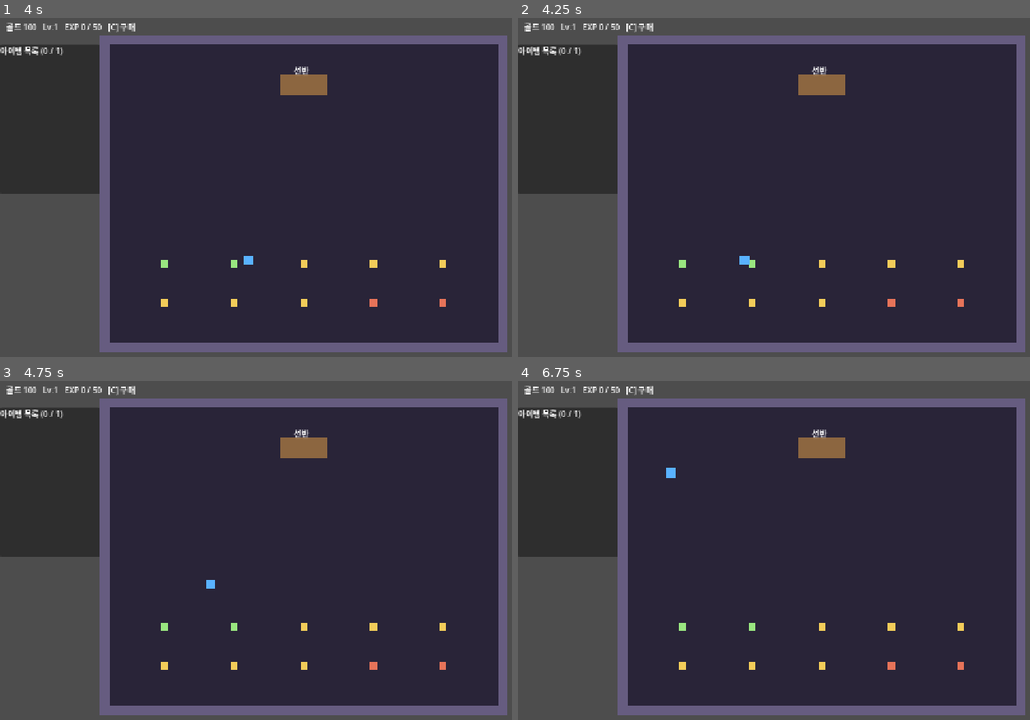
Above: before the commit, frames 1-4 (two rows, left to right).
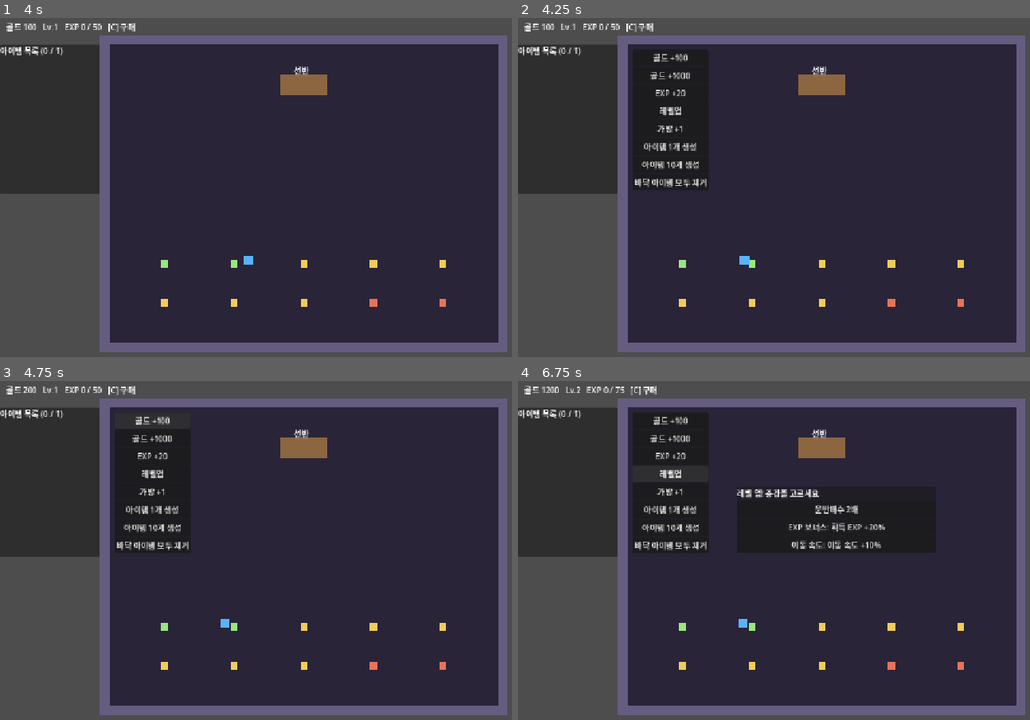
Above: after the commit, the same moments.

Repository: JaeyoungMyo/TheBetweenkeeper
Game: Godot game, scene res://scenes/storage/tutorial_storage.tscn
Same seed, same stepped clock (60 frames per second), same inputs: the game is played once before the commit and once after it.
Inputs (mouse positions are in pixels of both pictures, inside the frame that each line leads up to):
- Up to frame 1 (4 s): tap Enter at 0.5 s; drag from (317, 194) to (384, 116) at 0.52 s; tap Space at 1.25 s; drag from (189, 211) to (286, 265) at 1.27 s; move the mouse to (384, 116) at 2.02 s; hold D (move_right) 2.03-2.75 s; tap 1 (slot_1) at 2.1 s; drag from (286, 265) to (128, 140) at 2.77 s; move the mouse to (511, 248) at 3.52 s; hold A (move_left) from 3.53 s (still down); tap 3 (slot_3) at 3.6 s
- Up to frame 2 (4.25 s): keep holding A (move_left); tap F1 (debug_menu, bound only after the commit) at 4.15 s
- Up to frame 3 (4.75 s): release A (move_left) at 4.25 s; click (153, 421) at 4.25 s, where only the run after the commit has a clickable "골드 +100"
- Up to frame 4 (6.75 s): click (671, 438) at 5 s, where only the run after the commit has a clickable "골드 +1000"; click (671, 455) at 5.75 s, where only the run after the commit has a clickable "EXP +20"; click (671, 472) at 6.5 s, where only the run after the commit has a clickable "레벨업"

Frame 1 is identical in both runs. In frame 2, 4.9% of the frame differs, in the area x 22-38%, y 9-51%; in frame 3, 4.5%; in frame 4, 10%, in the area x 5-82%, y 1-73%.

Commit message:
선반별 칸 확장 가격과 F1 디버그 메뉴 추가
Co-Authored-By: Claude Haiku 5.5 <noreply@anthropic.com>

Diff:
--- a/autoload/economy_manager.gd
+++ b/autoload/economy_manager.gd
@@ -59,14 +59,18 @@
 		return false
 	item.is_exp_claimed = true
 	var base: int = item.data.exp_value if item.data.exp_value > 0 else item.weight() * int(config["exp_per_weight"])
-	var r := ExpCalculator.apply(level, exp_points, roundi(base * (1.0 + augment_bonus("exp"))), int(config["level_base"]), int(config["level_step"]))
+	add_exp(roundi(base * (1.0 + augment_bonus("exp"))))
+	return true
+
+
+func add_exp(amount: int) -> void:
+	var r := ExpCalculator.apply(level, exp_points, amount, int(config["level_base"]), int(config["level_step"]))
 	level = r["level"]
 	exp_points = r["exp"]
 	pending_choices += r["gained"]
 	exp_changed.emit(level, exp_points)
 	if r["gained"] > 0:
 		level_up.emit(level)
-	return true
 
 
 func draw_choices() -> Array:
@@ -105,12 +109,14 @@
 
 
 func shelf_price(shelf_count: int) -> int:
-	return int(config["shelf_price"]) if shelf_count < int(config["max_shelves"]) else -1
+	return int(config["shelf_prices"][shelf_count - 1]) if shelf_count <= config["shelf_prices"].size() else -1
 
 
-func slot_price(facility: FacilityState) -> int:
+## 선반마다 따로 확장한다. shelf_index 는 0 부터 (나중에 산 선반일수록 비쌈)
+func slot_price(facility: FacilityState, shelf_index: int) -> int:
 	var i := facility.slot_count - 3
-	return int(config["slot_prices"][i]) if i < config["slot_prices"].size() else -1
+	var prices: Array = config["slot_prices"][shelf_index]
+	return int(prices[i]) if i < prices.size() else -1
 
 
 func buy_bag(items: Node) -> bool:
@@ -123,8 +129,8 @@
 	return price >= 0 and spend_gold(price)
 
 
-func buy_slot(facility: FacilityState) -> bool:
-	var price := slot_price(facility)
+func buy_slot(facility: FacilityState, shelf_index: int) -> bool:
+	var price := slot_price(facility, shelf_index)
 	if price < 0 or not spend_gold(price):
 		return false
 	facility.add_slot()
--- a/data/economy/economy.json
+++ b/data/economy/economy.json
@@ -5,7 +5,6 @@
   "level_base": 50,
   "level_step": 25,
   "bag_prices": [100, 200, 400, 800],
-  "shelf_price": 150,
-  "max_shelves": 4,
-  "slot_prices": [100, 200, 300]
+  "shelf_prices": [150, 300, 500],
+  "slot_prices": [[50, 100, 150], [75, 150, 225], [100, 200, 300], [125, 250, 375]]
 }
--- a/scripts/storage/player_controller.gd
+++ b/scripts/storage/player_controller.gd
@@ -85,6 +85,7 @@
 		"interact": [KEY_X, KEY_E],
 		"drop_item": [KEY_Z],
 		"shop_menu": [KEY_C],
+		"debug_menu": [KEY_F1],
 		"slot_1": [KEY_1, KEY_KP_1],
 		"slot_2": [KEY_2, KEY_KP_2],
 		"slot_3": [KEY_3, KEY_KP_3],
--- a/scripts/storage/storage_room.gd
+++ b/scripts/storage/storage_room.gd
@@ -2,6 +2,7 @@
 class_name StorageRoom
 extends Node2D
 
+const ITEM_IDS := ["potion_hp", "scroll", "sword", "dagger", "axe", "helmet", "shield", "boots", "armor", "ore_box"]
 const ROOM := Rect2(220, 60, 780, 600)
 const SHELF_POSITIONS := [Vector2(610, 140), Vector2(360, 140), Vector2(860, 140), Vector2(360, 340)]
 
@@ -75,6 +76,16 @@
 	return true
 
 
+func open_panel() -> void:
+	var i := shelves.find(shelf)
+	shelf_panel.show_for(shelf.state, ItemManager.items, "선반 %d" % (i + 1), EconomyManager.slot_price(shelf.state, i))
+
+
+func buy_current_slot() -> void:
+	EconomyManager.buy_slot(shelf.state, shelves.find(shelf))
+	_refresh()
+
+
 func refresh() -> void:
 	_refresh()
 
@@ -120,6 +131,7 @@
 	shelf_panel.position = Vector2(1015, 60)
 	layer.add_child(shelf_panel)
 	shelf_panel.closed.connect(shelf_panel.hide)
+	shelf_panel.slot_purchase_requested.connect(buy_current_slot)
 	shelf_panel.slot_dropped.connect(func(s: int, id: int) -> void: ItemManager.place_carried(id, shelf.state, s))
 	hover_list = Label.new()
 	hover_list.name = "hover-item-list"
@@ -138,6 +150,12 @@
 	growth.name = "GrowthUi"
 	growth.room = self
 	add_child(growth)
+	EconomyManager.gold_changed.connect(_on_gold_changed)
+	if OS.is_debug_build():
+		var debug := DebugMenu.new()
+		debug.name = "DebugMenu"
+		debug.room = self
+		add_child(debug)
 
 
 ## 들고 있거나 선반에 있는 아이템을 플레이어 발 아래 바닥에 떨어뜨린다
@@ -217,7 +235,7 @@
 	if shelf_panel.visible:
 		shelf_panel.hide()
 	elif near_shelf():
-		shelf_panel.show_for(shelf.state, ItemManager.items)
+		open_panel()
 
 
 ## 마우스 아래 아이템과 같은 바닥 칸에 있는 아이템 전체
@@ -268,7 +286,7 @@
 			shelf_panel.hide()
 		elif StorageService.near_rect(player.global_position, s.bounds()):
 			shelf = s
-			shelf_panel.show_for(s.state, ItemManager.items)
+			open_panel()
 		else:
 			player.move_to(_walkable(event.position))
 		return
@@ -298,8 +316,12 @@
 func _refresh() -> void:
 	list_panel.refresh(ItemManager.carried_items(), ItemManager.capacity())
 	if shelf_panel.visible:
-		shelf_panel.show_for(shelf.state, ItemManager.items)
+		open_panel()
 
 
 func _on_capacity_changed(_capacity: int) -> void:
 	_refresh()
+
+
+func _on_gold_changed(_amount: int) -> void:
+	_refresh()
--- a/scripts/storage/tutorial_storage.gd
+++ b/scripts/storage/tutorial_storage.gd
@@ -2,8 +2,6 @@
 extends StorageRoom
 
 signal tutorial_completed
-
-const IDS := ["potion_hp", "scroll", "sword", "dagger", "axe", "helmet", "shield", "boots", "armor", "ore_box"]
 
 var tutorial_items: Array[ItemInstance] = []
 var completed := false
@@ -11,14 +9,14 @@
 
 func _ready() -> void:
 	super()
-	for i in IDS.size():
+	for i in ITEM_IDS.size():
 		var pos := Vector2(330 + (i % 5) * 140, 500 + floori(i / 5.0) * 80)
-		tutorial_items.append(add_item(load("res://data/items/%s.tres" % IDS[i]), pos))
+		tutorial_items.append(add_item(load("res://data/items/%s.tres" % ITEM_IDS[i]), pos))
 
 
 func _on_state_changed(id: int, state: int) -> void:
 	super(id, state)
-	if completed or tutorial_items.size() < IDS.size():
+	if completed or tutorial_items.size() < ITEM_IDS.size():
 		return
 	if tutorial_items.all(func(it: ItemInstance) -> bool: return it.state == ItemInstance.State.STORED):
 		completed = true
--- /dev/null
+++ b/scripts/ui/debug_menu.gd
@@ -0,0 +1,50 @@
+# F1 디버그 메뉴. 디버그 빌드에서만 동작 (배포 빌드에서는 생성하지 않음)
+class_name DebugMenu
+extends CanvasLayer
+
+var room: StorageRoom
+var panel := PanelContainer.new()
+var _box := VBoxContainer.new()
+
+
+func _ready() -> void:
+	layer = 3
+	panel.position = Vector2(230, 70)
+	panel.add_child(_box)
+	panel.hide()
+	add_child(panel)
+	_add("골드 +100", func() -> void: EconomyManager.add_gold(100))
+	_add("골드 +1000", func() -> void: EconomyManager.add_gold(1000))
+	_add("EXP +20", func() -> void: EconomyManager.add_exp(20))
+	_add("레벨업", func() -> void: EconomyManager.add_exp(EconomyManager.exp_to_next() - EconomyManager.exp_points))
+	_add("가방 +1", func() -> void: ItemManager.upgrade_bag())
+	_add("아이템 1개 생성", func() -> void: spawn(1))
+	_add("아이템 10개 생성", func() -> void: spawn(10))
+	_add("바닥 아이템 모두 제거", clear_floor)
+
+
+func _process(_delta: float) -> void:
+	if Input.is_action_just_pressed("debug_menu"):
+		panel.visible = not panel.visible
+
+
+func _add(text: String, action: Callable) -> void:
+	var b := Button.new()
+	b.text = text
+	b.focus_mode = Control.FOCUS_NONE
+	b.pressed.connect(func() -> void:
+		action.call()
+		room.refresh())
+	_box.add_child(b)
+
+
+func spawn(count: int) -> void:
+	for i in count:
+		var id: String = room.ITEM_IDS.pick_random()
+		room.add_item(load("res://data/items/%s.tres" % id), room.player.feet_position())
+
+
+func clear_floor() -> void:
+	for item: ItemInstance in ItemManager.items.values():
+		if item.state == ItemInstance.State.INCOMING:
+			ItemManager.mark_sold(item)
--- a/scripts/ui/growth_ui.gd
+++ b/scripts/ui/growth_ui.gd
@@ -53,7 +53,7 @@
 	_buy_button("선반 추가 (현재 %d)" % room.shelves.size(), EconomyManager.shelf_price(room.shelves.size()), func() -> void: room.buy_shelf())
 	for i in room.shelves.size():
 		var state: FacilityState = room.shelves[i].state
-		_buy_button("선반 %d 칸 추가 (현재 %d)" % [i + 1, state.slot_count], EconomyManager.slot_price(state), func() -> void: EconomyManager.buy_slot(state))
+		_buy_button("선반 %d 칸 추가 (현재 %d)" % [i + 1, state.slot_count], EconomyManager.slot_price(state, i), func() -> void: EconomyManager.buy_slot(state, i))
 	var close := Button.new()
 	close.name = "menu-close-button"
 	close.text = "닫기 (C)"
--- a/scripts/ui/shelf_panel.gd
+++ b/scripts/ui/shelf_panel.gd
@@ -4,6 +4,7 @@
 
 signal slot_dropped(slot_index: int, item_id: int)
 signal closed
+signal slot_purchase_requested
 
 var _box := VBoxContainer.new()
 
@@ -14,7 +15,7 @@
 	hide()
 
 
-func show_for(state: FacilityState, items: Dictionary) -> void:
+func show_for(state: FacilityState, items: Dictionary, title := "", price := -2) -> void:
 	for c in _box.get_children():
 		_box.remove_child(c)
 		c.queue_free()
@@ -24,6 +25,14 @@
 	x.focus_mode = Control.FOCUS_NONE
 	x.pressed.connect(func() -> void: closed.emit())
 	_box.add_child(x)
+	if title != "":
+		var buy := Button.new()
+		buy.name = "shelf-buy-slot-button"
+		buy.text = "%s 칸 추가 - %s" % [title, "최대" if price < 0 else "%d 골드" % price]
+		buy.disabled = price < 0 or price > EconomyManager.gold()
+		buy.focus_mode = Control.FOCUS_NONE
+		buy.pressed.connect(func() -> void: slot_purchase_requested.emit())
+		_box.add_child(buy)
 	for i in state.slot_count:
 		_box.add_child(_make_slot(state, items, i))
 	show()
@@ -33,7 +42,7 @@
 	var slot := preload("res://scripts/ui/drop_target.gd").new()
 	slot.name = "shelf-slot-%d" % i
 	slot.slot_index = i
-	slot.custom_minimum_size = Vector2(250, 500.0 / state.slot_count - 10)
+	slot.custom_minimum_size = Vector2(250, 470.0 / state.slot_count - 10)
 	slot.dropped.connect(func(s: int, id: int) -> void: slot_dropped.emit(s, id))
 	# 이미 선반에 있는 아이템은 먼저 목록으로 꺼내야 한다
 	slot.accept_check = func(_s: int, id: int) -> bool: return id in ItemManager.carried_ids
--- a/tests/integration/test_tutorial_slice.gd
+++ b/tests/integration/test_tutorial_slice.gd
@@ -56,6 +56,20 @@
 	expect(mgr.carried_ids.size() == 1 and not room.shelf_panel.visible, "X picks up first")
 	room.interact()
 	expect(room.shelf_panel.visible, "hands full: X opens shelf")
+	var gold_before: int = eco.gold()
+	room.buy_current_slot()
+	expect(room.shelves[0].state.slot_count == 4 and room.shelves[1].state.slot_count == 3, "only this shelf grows")
+	expect(eco.gold() == gold_before - 50, "shelf 1 slot costs 50")
+	var dbg = room.get_node("DebugMenu")
+	var before: int = room.views.size()
+	dbg.spawn(10)
+	expect(room.views.size() == before + 10, "debug spawn")
+	dbg.clear_floor()
+	expect(mgr.items.values().all(func(it): return it.state != ItemInstance.State.INCOMING), "debug clear")
+	var lv: int = eco.level
+	eco.add_exp(eco.exp_to_next() - eco.exp_points)
+	expect(eco.level == lv + 1 and tree.paused, "debug level up")
+	ui.pick("sell")
 	var c = room.tutorial_items[5]
 	room.drop_to_floor(c.instance_id)
 	expect(c.state == ItemInstance.State.INCOMING and room.shelf_panel.visible, "shelf item dropped to floor, panel stays")
--- a/tests/unit/test_economy.gd
+++ b/tests/unit/test_economy.gd
@@ -49,13 +49,15 @@
 	expect(e.buy_bag(m) and m.bag_size == 2 and e.gold() == 0, "bag 100")
 	e.add_gold(5000)
 	for i in 3:
-		expect(e.buy_slot(fs), "slot")
-	expect(fs.slot_count == 6 and fs.max_weight() == 72 and not e.buy_slot(fs), "6 slots max")
-	expect(e.gold() == 4400, "100+200+300")
+		expect(e.buy_slot(fs, 0), "slot")
+	expect(fs.slot_count == 6 and fs.max_weight() == 72 and not e.buy_slot(fs, 0), "6 slots max")
+	expect(e.gold() == 4700, "50+100+150")
 	for i in 3:
 		expect(e.buy_bag(m), "bag")
-	expect(m.bag_size == 5 and not e.buy_bag(m) and e.gold() == 3000, "bag max 5")
-	expect(not e.buy_shelf(4) and e.buy_shelf(3), "max 4 shelves")
+	expect(m.bag_size == 5 and not e.buy_bag(m) and e.gold() == 3300, "bag max 5")
+	expect(not e.buy_shelf(4) and e.buy_shelf(3) and e.gold() == 2800, "4th shelf 500, max 4")
+	var other := FacilityState.new("s2", 3)
+	expect(e.slot_price(other, 1) == 75 and other.slot_count == 3, "each shelf is separate")
 	e.free()
 	m.free()
 
Not shown, added: scripts/ui/debug_menu.gd.uid
Not shown, changed: aidlc-docs/audit.md
Not shown, changed: aidlc-docs/construction/plans/u2-growth-economy-code-generation-plan.md
